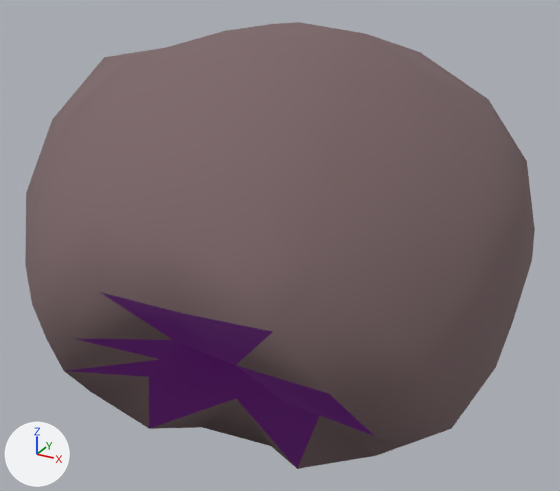
What one commit did to the glTF model assets/asteroids/asteroid_sml_05.glb.
Before and after are seen from a 50 mm lens placed at (1.196, -2.302, 1.137), pointed at (-0.063, -0.012, -0.007). Lighting does not change. The marker at lower left points along +X, +Y and +Z. The first picture is the older version.

Names of what the first picture shows: 'asteroid_sml_05'.
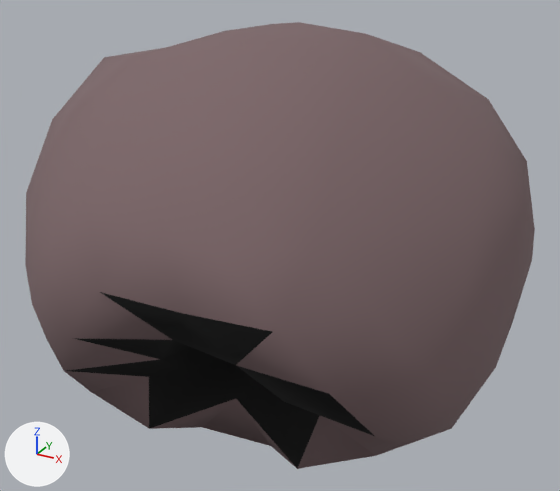
Where the change shows, as pixel boxes [x1, y1, x2, y2] in the pictures (560 x 491 px):
```json
{"object": "asteroid_sml_05", "change": "recoloured, surface changed", "before": [65, 290, 376, 469], "after": [65, 290, 376, 469], "on screen": "darker"}
```

Edits to the scene script, one JSON object a line:
```json
{"op": "remove", "block": "mat_crater_asteroid_sml_05", "code": "mat_crater_asteroid_sml_05.emission_color = (0.042, 0.0, 0.063)  # dark purple #3a0047"}
{"op": "remove", "block": "mat_crater_asteroid_sml_05", "code": "mat_crater_asteroid_sml_05.emission_strength = 1.0"}
```
